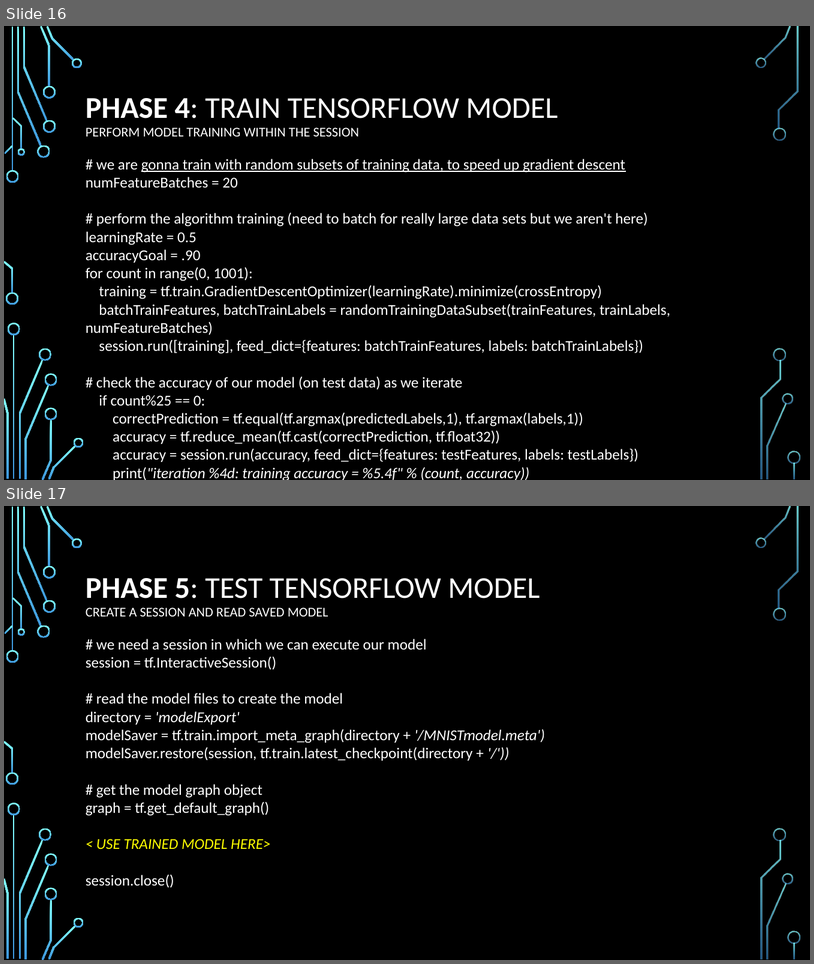
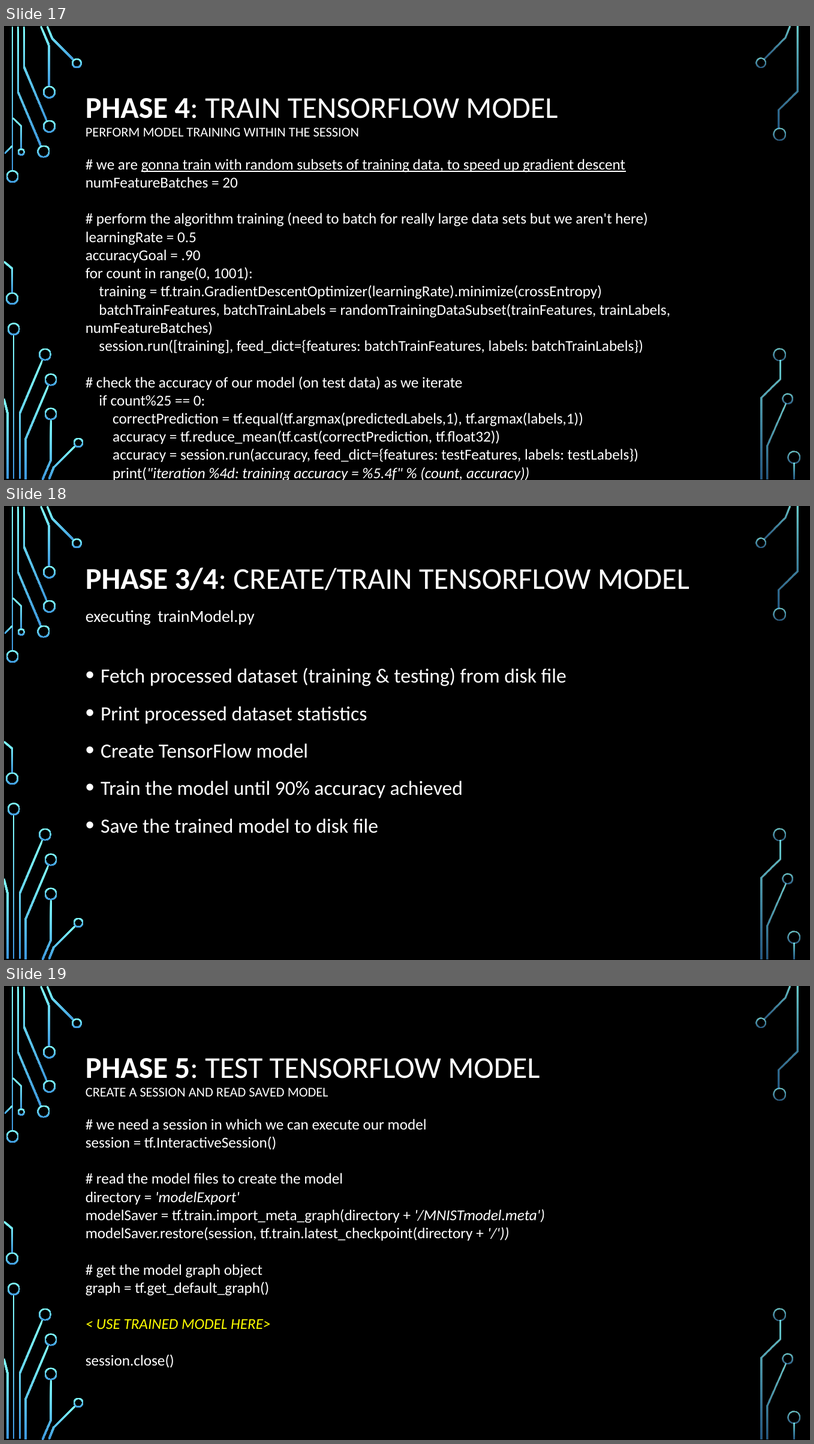
Before and after one commit to rkrenz/MNIST_TensorFlow, a slide deck: MNIST with Tensorflow.pptx. Shown one above the other, each under a label of ours: slides 16 and 17 before the commit, slides 17, 18 and 19 after it. The pictures are 814x964 and 814x1444 pixels, drawn with LibreOffice and Linux fonts; fonts in the diff are those of the drawing; background and template pictures are left out. Boxes give left, top, right and bottom in pixels: in the first picture for what was removed or moved away, otherwise in the second. Text is boxed around its words. In the diff, an @@ line names an element or a change of style, - is before the commit and + after.

```diff
--- a/MNIST with Tensorflow.pptx
+++ b/MNIST with Tensorflow.pptx
@@ slide 18 added at bbox=[4, 506, 810, 960], background picture (left out); not listed: 36 template elements that a slide beside it also shows @@
@@ title added at bbox=[86, 567, 690, 625], 36 pt, text #FFFFFF @@
+PHASE 3/4: CREATE/TRAIN TENSORFLOW MODEL
+executing trainModel.py
@@ text added at bbox=[101, 667, 567, 833], 24 pt, text #FFFFFF @@
+• Fetch processed dataset (training & testing) from disk file
+• Print processed dataset statistics
+• Create TensorFlow model
+• Train the model until 90% accuracy achieved
+• Save the trained model to disk file
@@ what was slide 16 is now slide 17 @@
@@ what was slide 17 is now slide 19 @@
```
Also in this commit, not shown: 2 other slides added, 3 other files.
